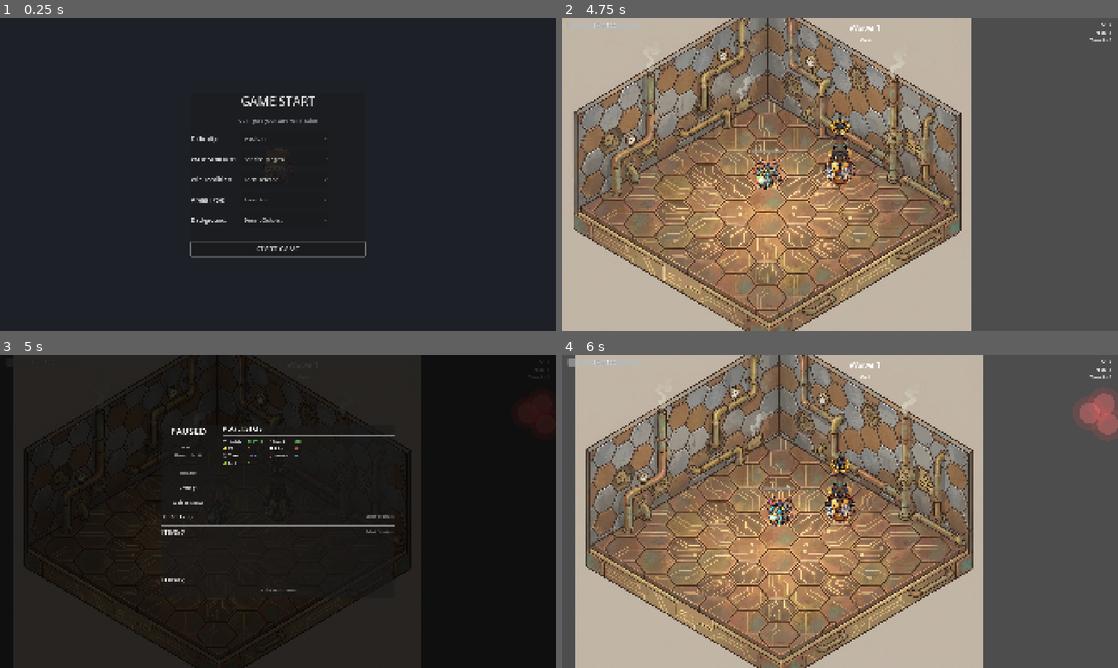
Above: before the commit, frames 1-4 (two rows, left to right).
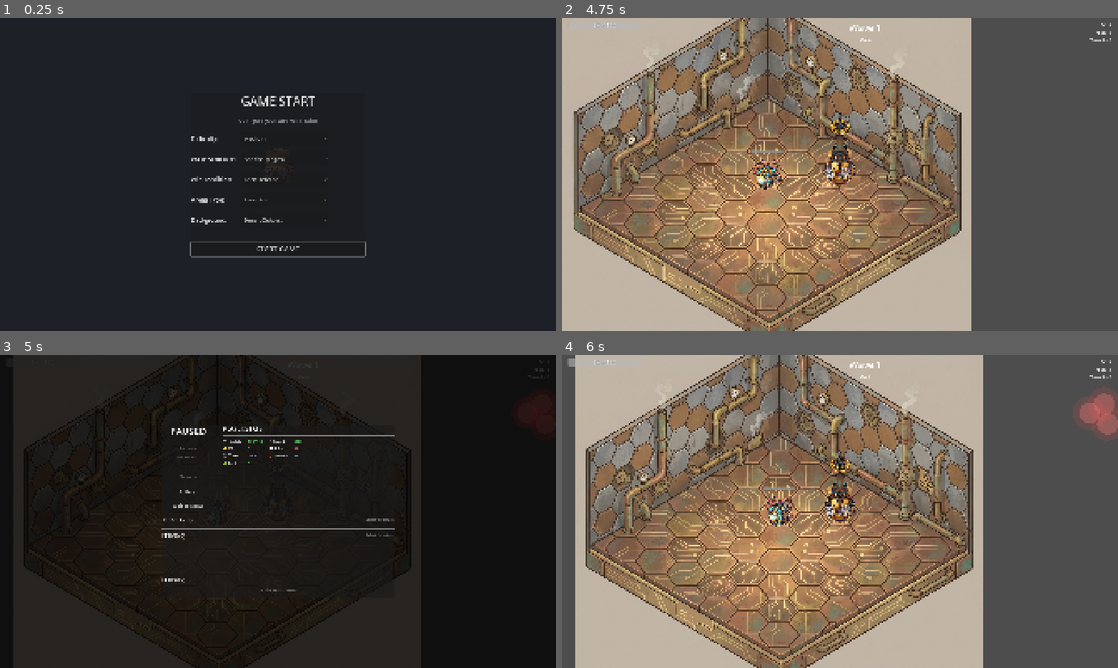
Above: after the commit, the same moments.

Repository: arebolledo2/turret-game
Game: Godot game, scene res://scenes/main.tscn
Two runs of this game, one before a commit and one after it. Both use one fixed random seed, a clock stepped at 60 frames per second and the inputs below.
Inputs (mouse positions are in pixels of both pictures, inside the frame that each line leads up to):
- Up to frame 1 (0.25 s): no input
- Up to frame 2 (4.75 s): click "START GAME" at 0.5 s; tap Enter at 1.25 s; move the mouse to (962, 158) at 1.27 s; hold D (move_right) 1.28-2 s; tap F (pickup_turret) at 1.35 s; click (962, 158) at 1.42 s; drag from (728, 190) to (812, 237) at 2.02 s; move the mouse to (895, 105) at 2.77 s; hold D (move_right) 2.78-3.5 s; hold Shift 2.78-3.5 s; drag from (812, 237) to (840, 174) at 3.52 s; move the mouse to (1006, 221) at 4.27 s; hold A (move_left) from 4.28 s (still down); tap Ctrl at 4.35 s
- Up to frame 3 (5 s): keep holding A (move_left); tap Escape (pause) at 4.9 s
- Up to frame 4 (6 s): release A (move_left) at 5 s; drag from (673, 464) to (778, 511) at 5.02 s; click "Resume" at 5.75 s

Frames 1-2 are identical in both runs. In frame 3, 0.9% of the frame differs, in the area x 29-71%, y 29-60%; in frame 4, nothing differs.

Commit message:
feat: add Nunito Sans font family assets
Included NunitoSans-Regular.ttf and NunitoSans-Italic.ttf along with their
corresponding Godot .import files. The SIL Open Font License (OFL.txt)
has also been added to comply with licensing requirements. These fonts
will be used for UI text elements within the project.

Diff:
--- a/resources/ui_theme.tres
+++ b/resources/ui_theme.tres
@@ -1,4 +1,6 @@
 [gd_resource type="Theme" format=3]
+[ext_resource type="FontFile" uid="uid://b7m4p8d9k2xqr" path="res://assets/fonts/NunitoSans-Regular.ttf"]
 
 [resource]
+default_font = ExtResource("1")
 default_font_size = 16
--- a/scripts/shop_manager.gd
+++ b/scripts/shop_manager.gd
@@ -175,13 +175,11 @@
 		Globals.turrets_purchased += 1
 
 		# Recalculate remaining turret prices with new turrets_purchased value
-		for other_offer in Globals.current_shop_offers:
-			if other_offer.get("type") == "turret" and not other_offer.get("sold", false):
-				var turret_type = other_offer.get("turret_id", "")
-				var base_price = TurretRegistry.get_base_price(turret_type)
-				other_offer["price"] = calculate_turret_price(base_price, Globals.current_wave)
+		_recalculate_turret_prices()
 	elif offer["type"] == "item":
 		apply_item(offer["item_id"])
+		# Recalculate turret prices in case item affects penalty/price multipliers
+		_recalculate_turret_prices()
 
 	Events.shop_purchase_made.emit(offer)
 	return true
@@ -278,3 +276,11 @@
 	offer["locked"] = false
 	Events.offer_unlocked.emit(offer_index)
 	return true
+
+func _recalculate_turret_prices() -> void:
+	"""Recalculate prices for all unsold turret offers"""
+	for other_offer in Globals.current_shop_offers:
+		if other_offer.get("type") == "turret" and not other_offer.get("sold", false):
+			var turret_type = other_offer.get("turret_id", "")
+			var base_price = TurretRegistry.get_base_price(turret_type)
+			other_offer["price"] = calculate_turret_price(base_price, Globals.current_wave)
--- a/scripts/shop_screen.gd
+++ b/scripts/shop_screen.gd
@@ -2,7 +2,7 @@
 
 ## Shop screen orchestrator - uses StatsPanel and InventoryPanel components
 
-const MAIN_FONT = preload("res://addons/gut/fonts/AnonymousPro-Regular.ttf")
+const MAIN_FONT = preload("res://assets/fonts/NunitoSans-Regular.ttf")
 const BuildDisplayUIScript = preload("res://scripts/ui/build_display_ui.gd")
 
 # Preload shop offers panel script
--- a/scripts/ui/components/inventory_panel.gd
+++ b/scripts/ui/components/inventory_panel.gd
@@ -8,7 +8,7 @@
 signal turret_selected(turret_type: String)
 signal item_selected(item_id: String)
 
-const MAIN_FONT = preload("res://addons/gut/fonts/AnonymousPro-Regular.ttf")
+const MAIN_FONT = preload("res://assets/fonts/NunitoSans-Regular.ttf")
 const BuildDisplayUIScript = preload("res://scripts/ui/build_display_ui.gd")
 
 @onready var turrets_header: HBoxContainer = $TurretsHeader
--- a/scripts/ui/components/stats_panel.gd
+++ b/scripts/ui/components/stats_panel.gd
@@ -4,7 +4,7 @@
 ## Reusable component displaying Player and Economy stats
 ## Used in both Shop Screen and Pause Menu
 
-const MAIN_FONT = preload("res://addons/gut/fonts/AnonymousPro-Regular.ttf")
+const MAIN_FONT = preload("res://assets/fonts/NunitoSans-Regular.ttf")
 const BuildDisplayUIScript = preload("res://scripts/ui/build_display_ui.gd")
 
 # Base player constants (from player.gd defaults)
--- a/scripts/ui/item_display_ui.gd
+++ b/scripts/ui/item_display_ui.gd
@@ -6,7 +6,7 @@
 const ITEM_BUTTON_SIZE := Vector2(60, 60)
 const ICON_FONT_SIZE := 28
 const BADGE_FONT_SIZE := 12
-const MAIN_FONT = preload("res://addons/gut/fonts/AnonymousPro-Regular.ttf")
+const MAIN_FONT = preload("res://assets/fonts/NunitoSans-Regular.ttf")
 
 ## Creates a 60x60 button with emoji icon, rarity border, and count badge for item display
 static func create_item_button(item_id: String, count: int) -> Button:
--- a/scripts/ui/pause_menu.gd
+++ b/scripts/ui/pause_menu.gd
@@ -4,7 +4,7 @@
 ## Handles pause menu display and interactions
 ## REFACTORED: Now uses InventoryPanel component for turrets/items
 
-const MAIN_FONT = preload("res://addons/gut/fonts/AnonymousPro-Regular.ttf")
+const MAIN_FONT = preload("res://assets/fonts/NunitoSans-Regular.ttf")
 
 var resume_button: Button
 var level_label: Label
--- a/scripts/ui/shop/shop_build_tabs/economy_tab.gd
+++ b/scripts/ui/shop/shop_build_tabs/economy_tab.gd
@@ -5,7 +5,7 @@
 ## Extracted from shop_screen.gd to reduce file size
 
 const BuildDisplayUIScript = preload("res://scripts/ui/build_display_ui.gd")
-const MAIN_FONT = preload("res://addons/gut/fonts/AnonymousPro-Regular.ttf")
+const MAIN_FONT = preload("res://assets/fonts/NunitoSans-Regular.ttf")
 
 var economy_stats_vbox: VBoxContainer
 var shop_manager: Node
--- a/scripts/ui/shop/shop_build_tabs/items_tab.gd
+++ b/scripts/ui/shop/shop_build_tabs/items_tab.gd
@@ -5,7 +5,7 @@
 ## Extracted from shop_screen.gd to reduce file size
 
 const BuildDisplayUIScript = preload("res://scripts/ui/build_display_ui.gd")
-const MAIN_FONT = preload("res://addons/gut/fonts/AnonymousPro-Regular.ttf")
+const MAIN_FONT = preload("res://assets/fonts/NunitoSans-Regular.ttf")
 
 var items_title: Label
 var items_hint: Label
--- a/scripts/ui/shop/shop_build_tabs/player_tab.gd
+++ b/scripts/ui/shop/shop_build_tabs/player_tab.gd
@@ -5,7 +5,7 @@
 ## Extracted from shop_screen.gd to reduce file size
 
 const BuildDisplayUIScript = preload("res://scripts/ui/build_display_ui.gd")
-const MAIN_FONT = preload("res://addons/gut/fonts/AnonymousPro-Regular.ttf")
+const MAIN_FONT = preload("res://assets/fonts/NunitoSans-Regular.ttf")
 
 var player_stats_vbox: VBoxContainer
 var _player: Node2D = null
--- a/scripts/ui/shop/shop_build_tabs/turrets_tab.gd
+++ b/scripts/ui/shop/shop_build_tabs/turrets_tab.gd
@@ -5,7 +5,7 @@
 ## Extracted from shop_screen.gd to reduce file size
 
 const BuildDisplayUIScript = preload("res://scripts/ui/build_display_ui.gd")
-const MAIN_FONT = preload("res://addons/gut/fonts/AnonymousPro-Regular.ttf")
+const MAIN_FONT = preload("res://assets/fonts/NunitoSans-Regular.ttf")
 
 var turrets_title: Label
 var turrets_hint: Label
--- a/scripts/ui/shop/shop_offers_panel.gd
+++ b/scripts/ui/shop/shop_offers_panel.gd
@@ -4,7 +4,7 @@
 ## Manages shop offer display and purchase interactions
 ## Extracted from shop_screen.gd to reduce file size
 
-const MAIN_FONT = preload("res://addons/gut/fonts/AnonymousPro-Regular.ttf")
+const MAIN_FONT = preload("res://assets/fonts/NunitoSans-Regular.ttf")
 
 var offers_container: HBoxContainer
 var reroll_button: Button
--- a/scripts/ui/turret_display_ui.gd
+++ b/scripts/ui/turret_display_ui.gd
@@ -6,7 +6,7 @@
 const TURRET_BUTTON_SIZE := Vector2(56, 56)
 const ICON_FONT_SIZE := 28
 const BADGE_FONT_SIZE := 12
-const MAIN_FONT = preload("res://addons/gut/fonts/AnonymousPro-Regular.ttf")
+const MAIN_FONT = preload("res://assets/fonts/NunitoSans-Regular.ttf")
 
 ## Creates a 56x56 button with icon and count badge for turret display
 static func create_turret_button(turret_type: String, count: int) -> Button:
--- a/scripts/ui/ui_helpers.gd
+++ b/scripts/ui/ui_helpers.gd
@@ -3,7 +3,7 @@
 
 ## General UI formatting and navigation helpers
 
-const MAIN_FONT = preload("res://addons/gut/fonts/AnonymousPro-Regular.ttf")
+const MAIN_FONT = preload("res://assets/fonts/NunitoSans-Regular.ttf")
 
 ## Format a stat with base and modified values
 ## Returns Dictionary with text and color for display
Binary file added: assets/fonts/NunitoSans-Italic.ttf
Not shown, added: assets/fonts/NunitoSans-Italic.ttf.import
Binary file added: assets/fonts/NunitoSans-Regular.ttf
Not shown, added: assets/fonts/NunitoSans-Regular.ttf.import
Not shown, added: assets/fonts/OFL.txt
Not shown, added: assets/fonts/README.txt
